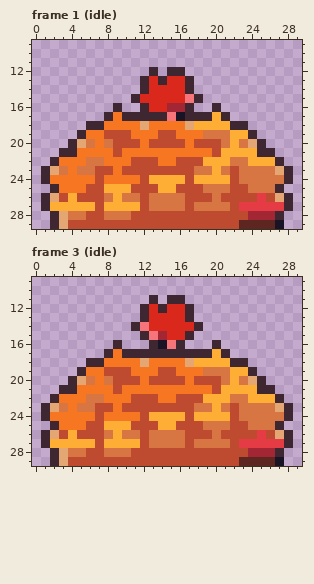
File history of a pixel-art file, art/obstacles/leaf-pile@62.aseprite. Above: the version before the commit.
30x30 pixels, 4 frames. Shown: frame 1 (idle): x 0..29, y 9..29; frame 3 (idle): x 0..29, y 9..29. The commit also changed other frames, which this record leaves out.
And afterwards:
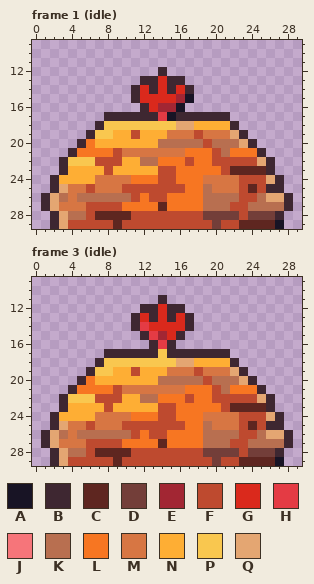
Palette (. is transparent): A #181425  B #3e2731  C #5e2620  D #733e39  E #a22633  F #be4a2f  G #da291c  H #e43b44  J #f6757a  K #b86f50  L #f77622  M #d77643  N #feae34  P #f9c74f  Q #e4a672
Edits made:
Changed rows in their new state; - is an unchanged pixel.
Frame 1 (idle):
first column x 1:
12 ------------.B..------------
13 ------------BGBB.-----------
14 ----------BGB-B-------------
15 ---------------EA.----------
16 --------.----E-A.--.--------
17 --------B----HAB---B--------
18 -----.-PPPPPPPPQ------.-----
19 ----.BPPNNFNNNMMMF---QB.----
20 ---.BLNNNNNNNKKKKK-KKKQB.---
21 --.------MMMMMMM----KLLL-.--
22 -.BPPPFFFNNKK--L-LLFFFFFQB.-
23 ..BNNNN-NNNNN--LLLLLFCCCCB..
24 .BNNNNMMMM-LLFFLLLMMMMFFFQB.
25 --QMM-MMMF---FF-LLK--M-CFB--
26 --KMKKKKKKFLFFLLLLKKKK--KQ--
27 -QMMMF-FFLLLLCLLLLKKK-FKKKK-
28 ---KK-CCCC--------DDDD-DDD--
29 --------C----------D--------
Frame 3 (idle):
first column x 1:
11 ------------.B..------------
12 ------------BGBB.-----------
13 ----------BGB-B-------------
14 -----------H----B.----------
15 ------------H--B.-----------
16 --------.----HB.---.--------
17 --------B----P-----B--------
18 -----.-PPPPPPPPQ------.-----
19 ----.BPPNNFNNNMMMF---QB.----
20 ---.BLNNNNNNNKKKKK-KKKQB.---
21 --.------MMMMMMM----KLLL-.--
22 -.BPPPFFFNNKK--L-LLFFFFFQB.-
23 ..BNNNN-NNNNN--LLLLLFCCCCB..
24 .BNNNNMMMM-LLFFLLLMMMMFFFQB.
25 --QMM-MMMF---FF-LLK--M-CFB--
26 --KMKKKKKKFLFFLLLLKKKK--KQ--
27 -QMMMF-FFLLLLCLLLLKKK-FKKKK-
28 ---KK-CCCC--------DDDD-DDD--
29 --------C----------D--------
Boxes around the changes in both pictures, in picture pixels (x1, y1, x2, y2):
changed: (41, 67, 293, 229)
changed: (41, 295, 293, 466)
